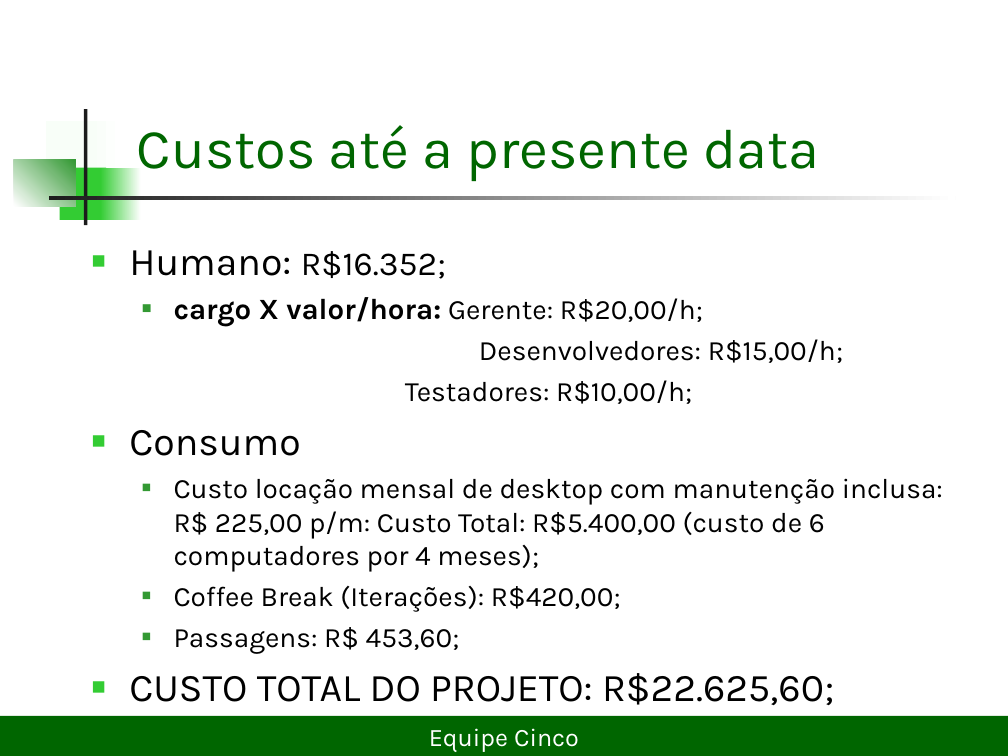
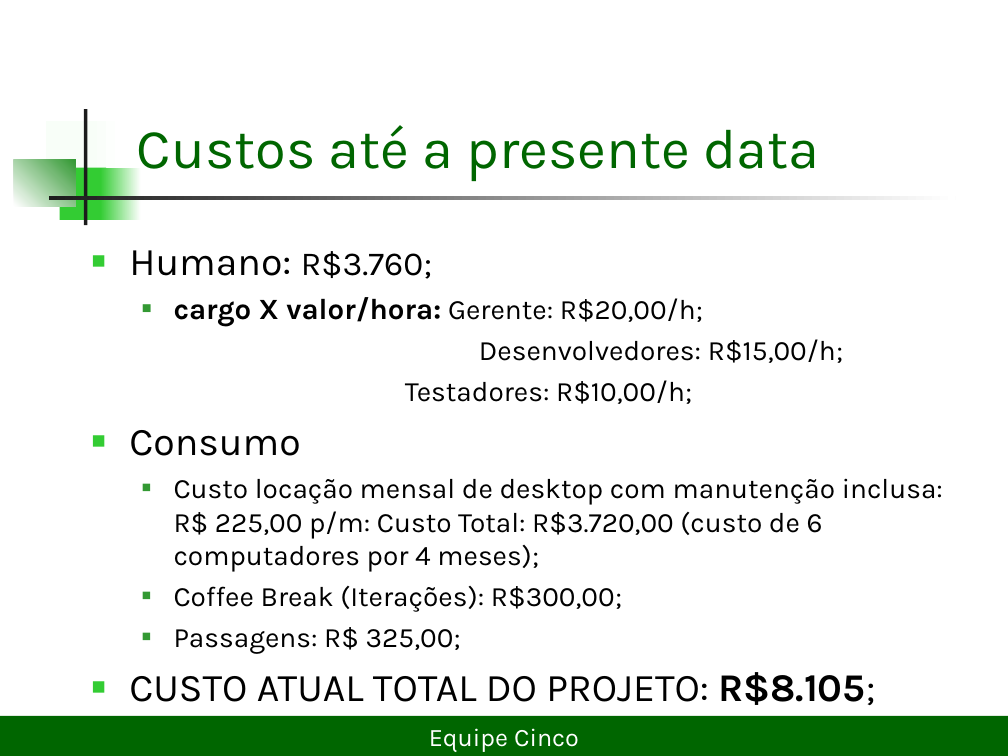
Before and after one commit to lDarthKill/xadrez-es2-compuff, a slide deck: slide 7 of Documentos/Projeto Xadrez2seminário.ppt. Drawn at 1008x756 pixels with LibreOffice and Linux fonts; fonts in the diff are those of the drawing. Boxes give left, top, right and bottom in pixels: in the first picture for what was removed or moved away, otherwise in the second. Text is boxed around its words. In the diff, an @@ line names an element or a change of style, - is before the commit and + after.

```diff
--- a/Documentos/Projeto Xadrez2seminário.ppt
+++ b/Documentos/Projeto Xadrez2seminário.ppt
@@ text at <box>129,250,432,279</box>: text changed @@
-■ Humano: R$16.352;
+■ Humano: R$3.760;
@@ text at <box>129,478,943,705</box>: text changed @@
-  ■ Custo locação mensal de desktop com manutenção inclusa: R$ 225,00 p/m: Custo Total: R$5.400,00 (custo de 6 computadores por 4 meses);
-  ■ Coffee Break (Iterações): R$420,00;
-  ■ Passagens: R$ 453,60;
-■ CUSTO TOTAL DO PROJETO: R$22.625,60;
+  ■ Custo locação mensal de desktop com manutenção inclusa: R$ 225,00 p/m: Custo Total: R$3.720,00 (custo de 6 computadores por 4 meses);
+  ■ Coffee Break (Iterações): R$300,00;
+  ■ Passagens: R$ 325,00;
+■ CUSTO ATUAL TOTAL DO PROJETO: R$8.105;
```
Also in this commit, not shown: 4 other slides changed, 1 slide removed, 1 other file.
